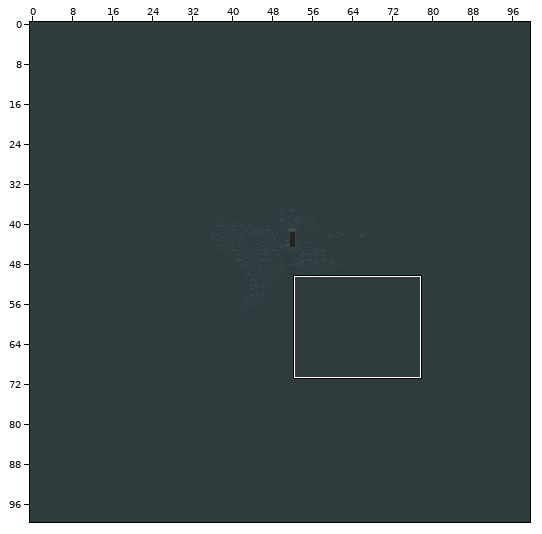
Two states of a Tiled map, src/regions/allorova.tmx. The picture above shows the old version from afar; the outline marks the close-up.
Close-up. Old version:
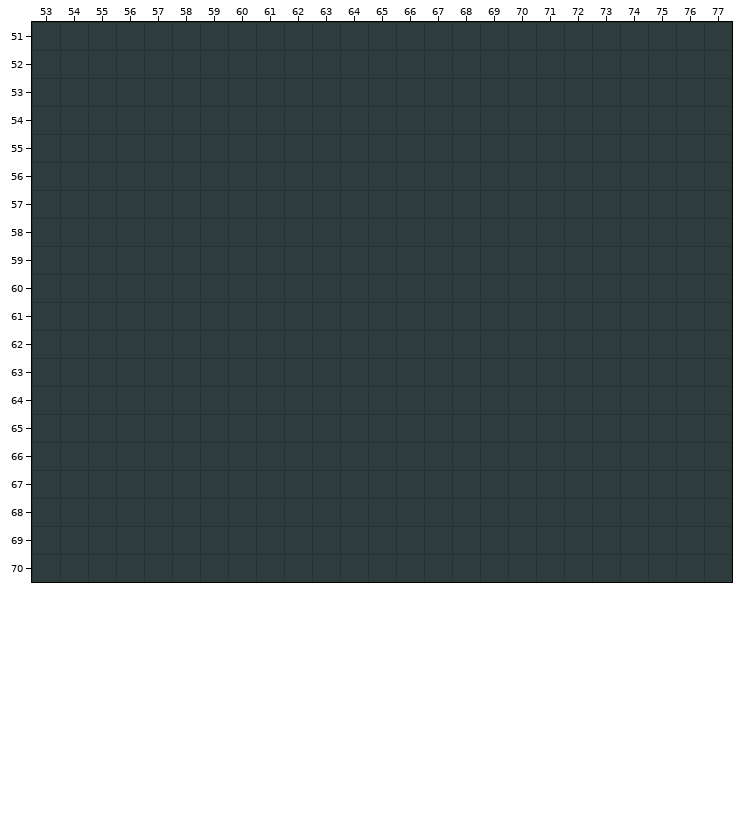
Cells are 32x32 px. Shown: x 53..77, y 51..70. The commit also changed other parts of the map, which this record leaves out.
After the commit:
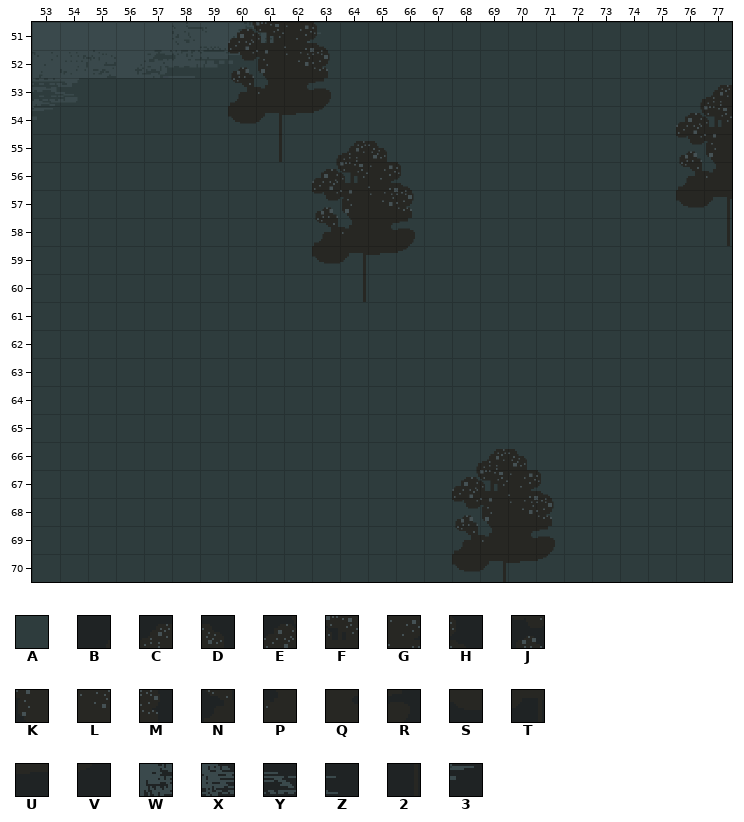
Key: from "World": A 0, B 17, C 18, D 19, E 77, F 78, G 79, H 80, J 137, K 138, L 139, M 140, N 197, P 198, Q 199, R 200, S 257, T 258, U 259, V 260, W 308, X 309, Y 310, Z 311, 2 318, 3 431.
_ is an empty cell, # one hidden under a higher layer.
Tiles of an added or newly shown layer are drawn over the layers below it.
From old to new:
Layer "Grass":
y 51: x 60..63 #### -> AAAA
y 52: x 60..61 #_ -> AA; x 63 _ -> A
y 53..54: x 60..63 ____ -> AAAA; x 76..77 __ -> AA
y 55: x 61 _ -> A; x 63..65 ___ -> AAA; x 76..77 __ -> AA
y 56: x 63..66 ____ -> AAAA; x 76..77 __ -> AA
y 57: x 63..64 __ -> AA; x 66 _ -> A; x 76..77 __ -> AA
y 58: x 63..66 ____ -> AAAA; x 77 _ -> A
y 59: x 63..66 ____ -> AAAA
y 60: x 64 _ -> A
y 66: x 68..70 ___ -> AAA
y 67: x 68..71 ____ -> AAAA
y 68: x 68..69 __ -> AA; x 71 _ -> A
y 69..70: x 68..71 ____ -> AAAA
Layer "Dirt":
y 51..52: x 60..63 AAAA -> ____
y 53..54: x 60..63 AAAA -> ____; x 76..77 AA -> __
y 55: x 61 A -> _; x 63..65 AAA -> ___; x 76..77 AA -> __
y 56..57: x 63..66 AAAA -> ____; x 76..77 AA -> __
y 58: x 63..66 AAAA -> ____; x 77 A -> _
y 59: x 63..66 AAAA -> ____
y 60: x 64 A -> _
y 66: x 68..70 AAA -> ___
y 67..70: x 68..71 AAAA -> ____
Layer "Barren Grass" (added):
y 51: x 60..63 ____ -> WXYZ
y 52: x 60 _ -> 3
Layer "Outer Trees" (now shown):
y 51: x 60..63 ____ -> EFGH
y 52: x 60..63 ____ -> JKLM
y 53: x 60..63 ____ -> NPQR; x 76..77 __ -> BC
y 54: x 60..63 ____ -> STUV; x 76..77 __ -> EF
y 55: x 61 _ -> 2; x 63..65 ___ -> BCD; x 76..77 __ -> JK
y 56: x 63..66 ____ -> EFGH; x 76..77 __ -> NP
y 57: x 63..66 ____ -> JKLM; x 76..77 __ -> ST
y 58: x 63..66 ____ -> NPQR; x 77 _ -> 2
y 59: x 63..66 ____ -> STUV
y 60: x 64 _ -> 2
y 66: x 68..70 ___ -> BCD
y 67: x 68..71 ____ -> EFGH
y 68: x 68..71 ____ -> JKLM
y 69: x 68..71 ____ -> NPQR
y 70: x 68..71 ____ -> STUV
